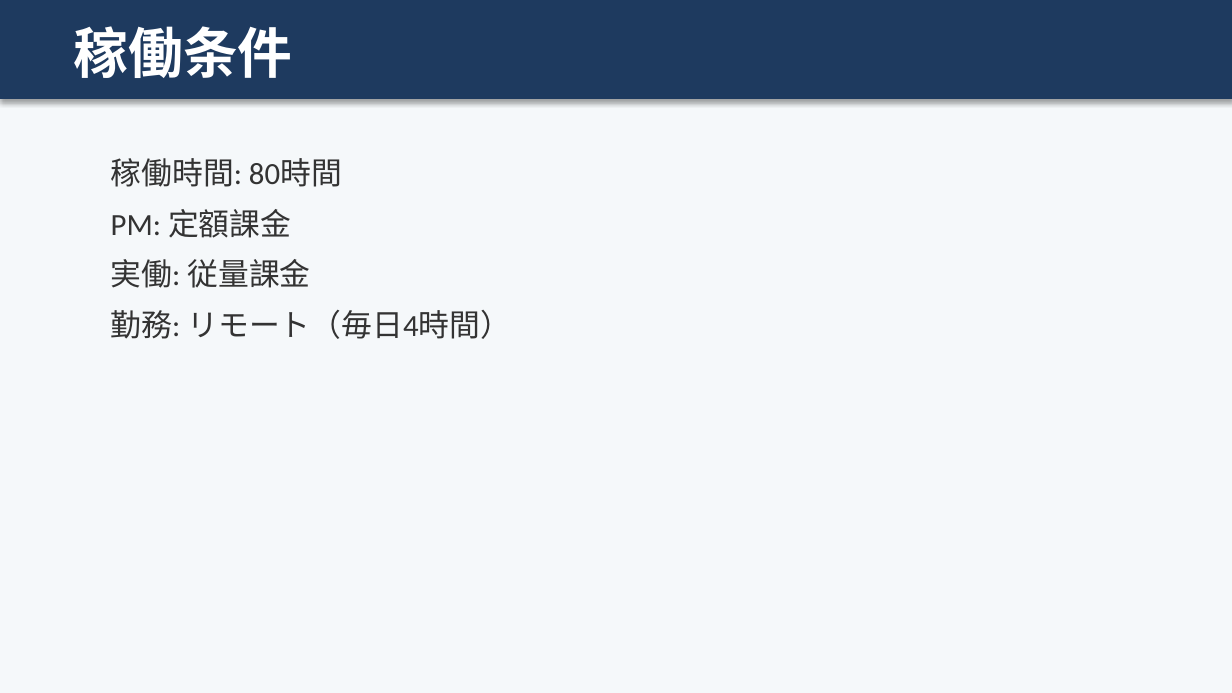
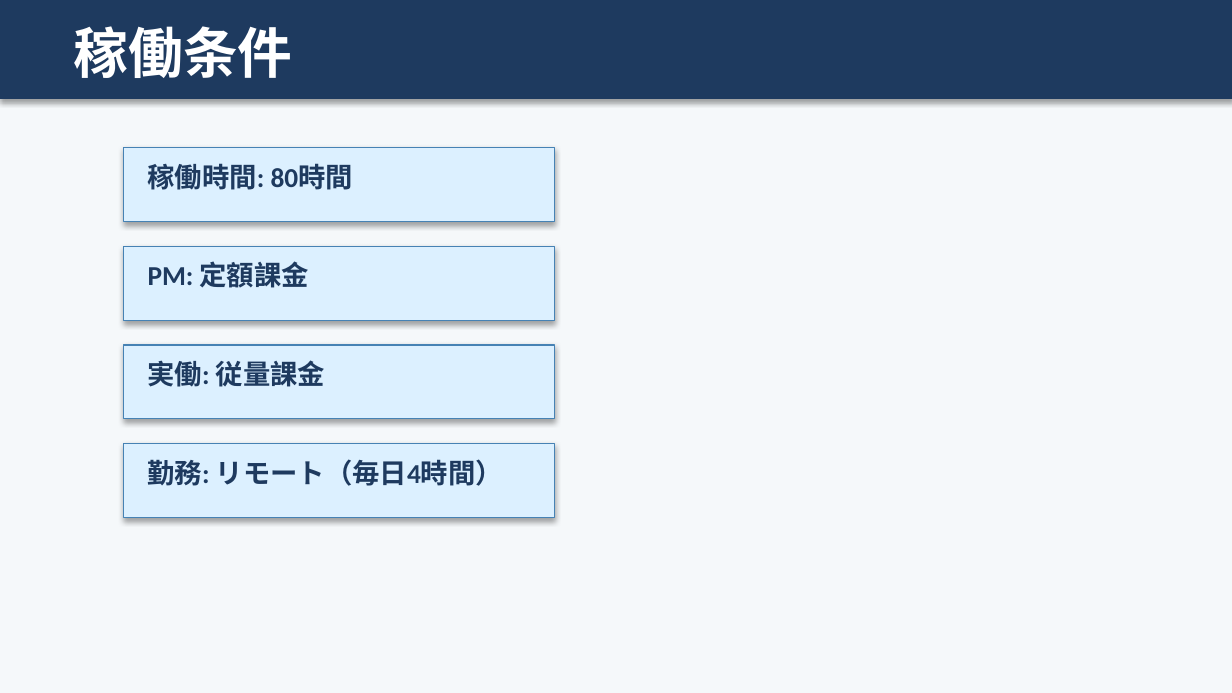
Before and after one commit to shoichitsuno-collab/MySpace_Shoichi-Tsuno, a slide deck: slide 3 of 匠技研工業プロジェクト_オンボーディング計画.pptx. Drawn at 1232x693 pixels with LibreOffice and Linux fonts; fonts in the diff are those of the drawing. Boxes give left, top, right and bottom in pixels: in the first picture for what was removed or moved away, otherwise in the second. Text is boxed around its words. In the diff, an @@ line names an element or a change of style, - is before the commit and + after.

```diff
--- a/匠技研工業プロジェクト_オンボーディング計画.pptx
+++ b/匠技研工業プロジェクト_オンボーディング計画.pptx
@@ rectangle added at <box>123,148,554,222</box>, fill #DCF0FF, outline #4682B4 0.75 pt @@
@@ text removed at <box>111,158,511,339</box> @@
-稼働時間: 80時間
-PM: 定額課金
-実働: 従量課金
-勤務: リモート（毎日4時間）
@@ text added at <box>148,164,353,193</box>, 16 pt, text #1E3A5F, bold @@
+稼働時間: 80時間
@@ rectangle added at <box>123,246,554,320</box>, fill #DCF0FF, outline #4682B4 0.75 pt @@
@@ text added at <box>148,261,309,288</box>, 16 pt, text #1E3A5F, bold @@
+PM: 定額課金
@@ rectangle added at <box>123,345,554,419</box>, fill #DCF0FF, outline #4682B4 0.75 pt @@
@@ text added at <box>148,360,325,387</box>, 16 pt, text #1E3A5F, bold @@
+実働: 従量課金
@@ rectangle added at <box>123,444,554,517</box>, fill #DCF0FF, outline #4682B4 0.75 pt @@
@@ text added at <box>148,459,503,486</box>, 16 pt, text #1E3A5F, bold @@
+勤務: リモート（毎日4時間）
```
Also in this commit, not shown: 12 other slides changed.
